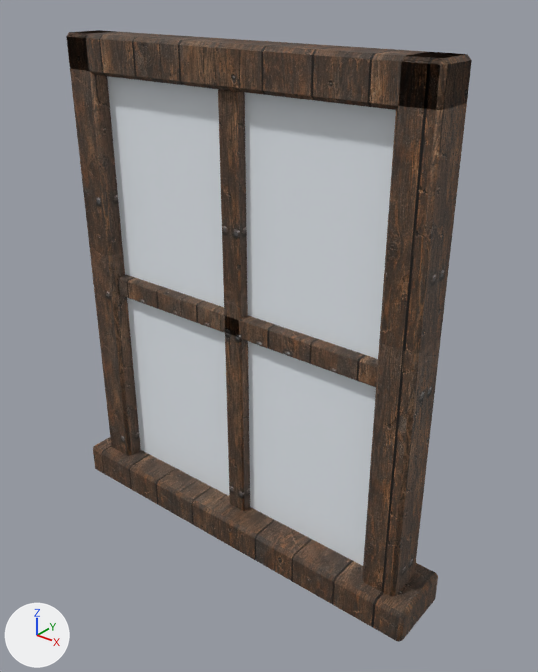
A saved change to the glTF model content/models/structures/window-frame-v01.glb.
Before and after are seen from a 50 mm camera at (1.194, -1.375, 1.538) aimed at (0.068, 0.033, 0.665). The lights are fixed; the arrows at lower left show +X, +Y and +Z. The first picture is the older version.

The older version as bpy lines, for what is in view:
```python
mat_glass = principled_material('glass')
mat_glass.base_color = (0.85, 0.9, 0.95)  # white #edf3f9
mat_glass.roughness = 0.1
me_window_frame = bpy.data.meshes.new('window-frame')
me_window_frame.from_pydata(...)  # 140 vertices, 268 faces; spans x -0.6..0.6, y -0.1..0.1, z 0.0..1.4
# faces by material slot: [256, 12]
me_window_frame.materials.append(mat_planks_dark)  # picture img_planks_dark
me_window_frame.materials.append(mat_glass)  # white #edf3f9
ob_window_frame = bpy.data.objects.new('window-frame', me_window_frame)
ob_window_frame.location = (0.0, 0.0, 0.0)
```
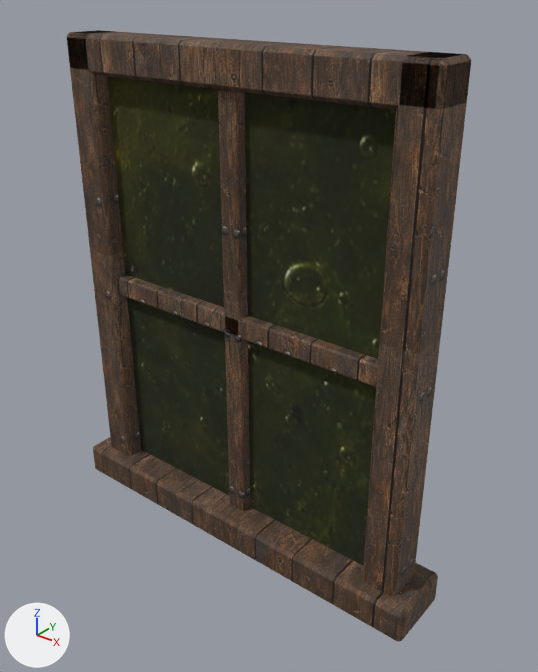
Edits to the scene script, one JSON object a line:
```json
{"op": "add", "block": "img_dark_green_glass_photo_v01", "code": ["img_dark_green_glass_photo_v01 = load_image('dark-green-glass-photo-v01', '_unpacked/dark-green-glass-photo-v01', 1254, 1254, 'sRGB')"]}
{"op": "remove", "block": "mat_glass", "code": "mat_glass.base_color = (0.85, 0.9, 0.95)  # white #edf3f9"}
{"op": "add", "block": "mat_glass", "code": "mat_glass.texture = img_dark_green_glass_photo_v01"}
{"op": "set", "path": "mat_glass.roughness", "old": "0.1", "new": "0.92"}
```

Location of each change, [x1, y1, x2, y2] in pixels of the pictures (538 x 672 px):
```json
{"object": "window-frame", "change": "surface changed", "before": [67, 32, 471, 641], "after": [67, 32, 471, 641], "on screen": "grey to black"}
```
